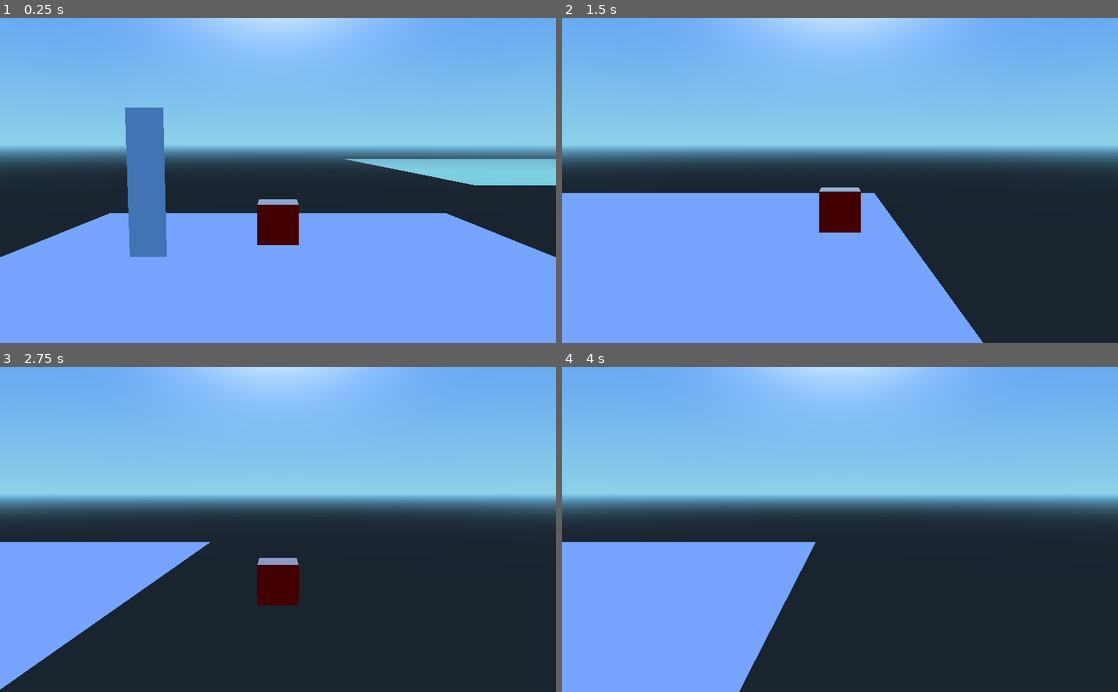
Above: before the commit, frames 1-4 (two rows, left to right).
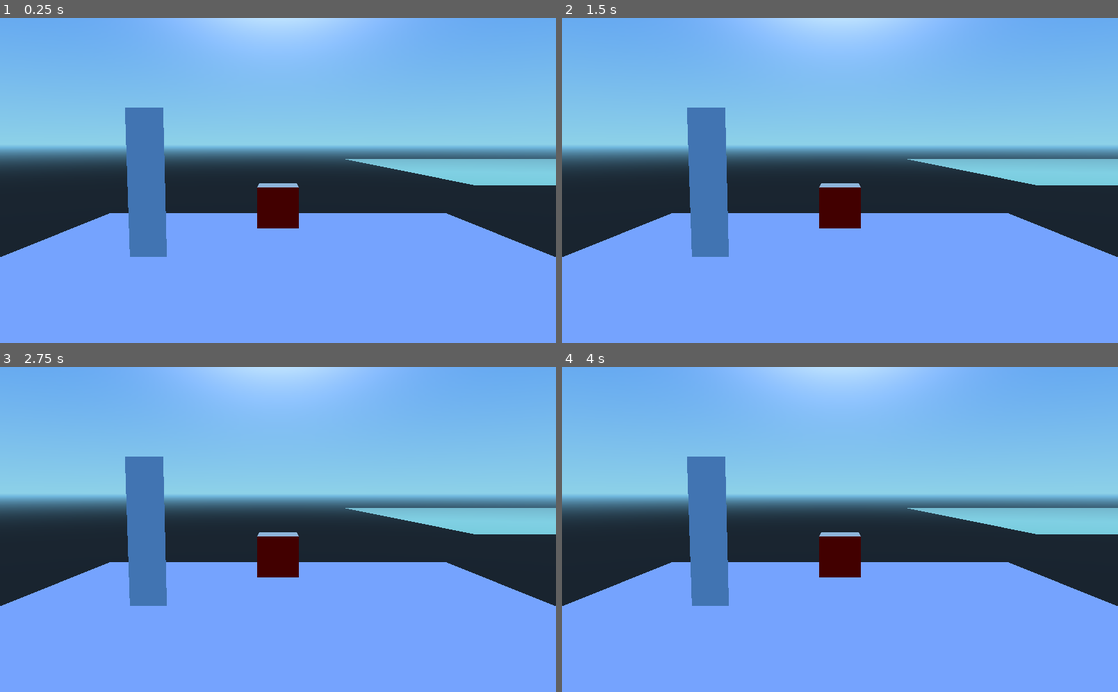
Above: after the commit, the same moments.

Repository: uspgamedev/welcome-to-your-mind
Game: Godot game, scene res://TestWorld.tscn
Two runs of this game, one before a commit and one after it. Both use one fixed random seed, a clock stepped at 60 frames per second and the inputs below.
Inputs (mouse positions are in pixels of both pictures, inside the frame that each line leads up to):
- Up to frame 1 (0.25 s): no input
- Up to frame 2 (1.5 s): move the mouse to (962, 164) at 0.52 s; hold D (movement_right) 0.53-1.28 s; hold E (interact) 0.53-1.28 s; tap Space (movement_jump) at 0.77 s; move the mouse to (728, 196) at 1.27 s; hold S (movement_backward) from 1.28 s (still down); tap E (interact) at 1.35 s
- Up to frame 3 (2.75 s): tap Space (movement_jump) at 1.52 s; move the mouse to (333, 458) at 2.02 s; release S (movement_backward) at 2.03 s; hold D (movement_right) from 2.03 s (still down); hold E (interact) from 2.03 s (still down)
- Up to frame 4 (4 s): move the mouse to (812, 594) at 2.77 s; release D (movement_right) at 2.78 s; release E (interact) at 2.78 s; hold W (movement_forward) 2.78-3.53 s; tap E (interact) at 2.85 s; tap Space (movement_jump) at 3.02, 3.77 s; move the mouse to (1006, 578) at 3.52 s; hold A (movement_left) from 3.53 s (still down); hold E (interact) from 3.53 s (still down)

The runs differ from the first frame. In frame 1, 0.9% of the frame differs, in the area x 46-54%, y 50-70%; in frame 2, 21%; in frame 3, 41%, in the area x 0-100%, y 27-100%; in frame 4, 33%.
Error after the commit: Invalid call to function 'count' in base 'Array'. Expected 1 arguments. (res://PlayerSideScroller.gd:80)

Commit message:
Still implementing encostinhos

Diff:
--- a/PlayerSideScroller.gd
+++ b/PlayerSideScroller.gd
@@ -11,6 +11,7 @@
 var is_jumping = false
 var movement = "right"
 var ladder = null
+var encostinhos = []
 
 onready var moveTween = get_node("MovementTween")
 
@@ -30,6 +31,11 @@
 		get_parent().remove_child(ladder)
 		lad = ladder_scn.instance()
 		self.add_child(lad)
+
+func encostinho_colision():
+	# Começar a equilibrar os encostinhos nas costas do jogador
+	pass
+
 
 func _physics_process(delta):
 	var dir = Vector3(0,0,0)
@@ -71,13 +77,14 @@
 	hvel.y = 0
 
 	var target = dir
-	target *= MAX_SPEED
+	var slow_factor = 1 + encostinhos.count()
+	target *= (MAX_SPEED/slow_factor)
 
 	var accel
 	if dir.dot(hvel) > 0:
-	    accel = ACCEL
+		accel = ACCEL
 	else:
-	    accel = DEACCEL
+		accel = DEACCEL
 
 	hvel = hvel.linear_interpolate(target, accel*delta)
 	vel.x = hvel.x
--- a/PlayerSideScroller.tscn
+++ b/PlayerSideScroller.tscn
@@ -123,7 +123,7 @@
 subdivide_width = 0
 subdivide_depth = 0
 
-[node name="Player" type="KinematicBody" groups=[
+[node name="Player" type="KinematicBody" index="0" groups=[
 "player",
 ]]
 
